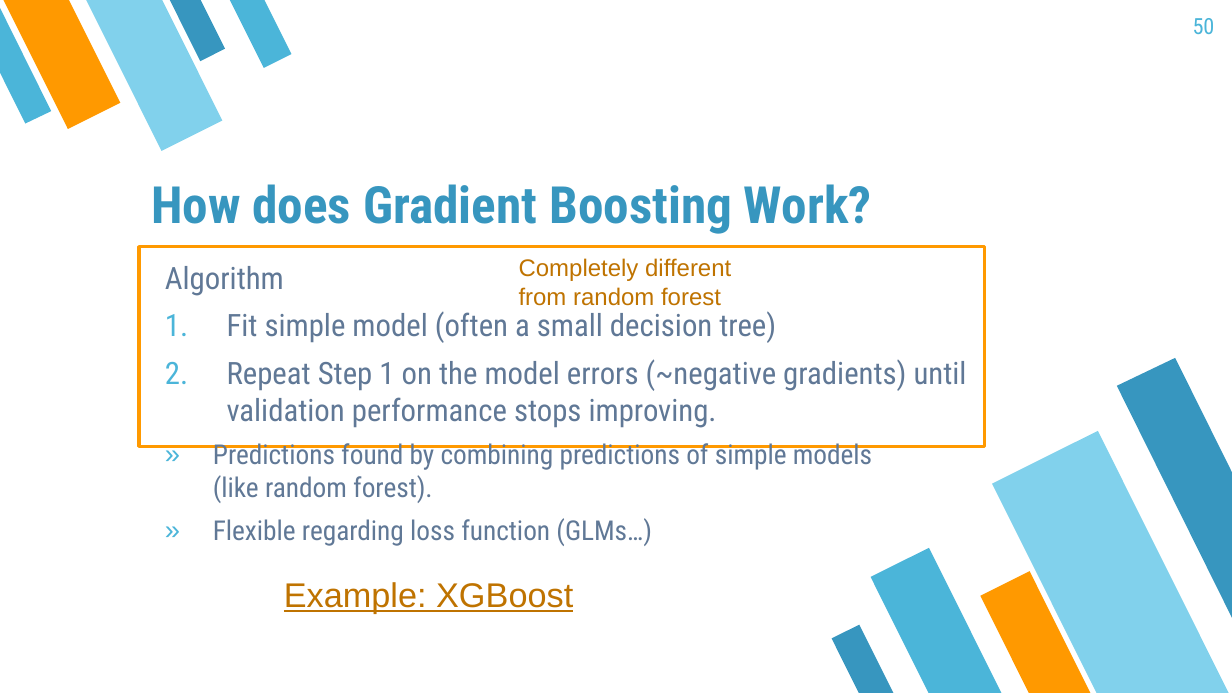
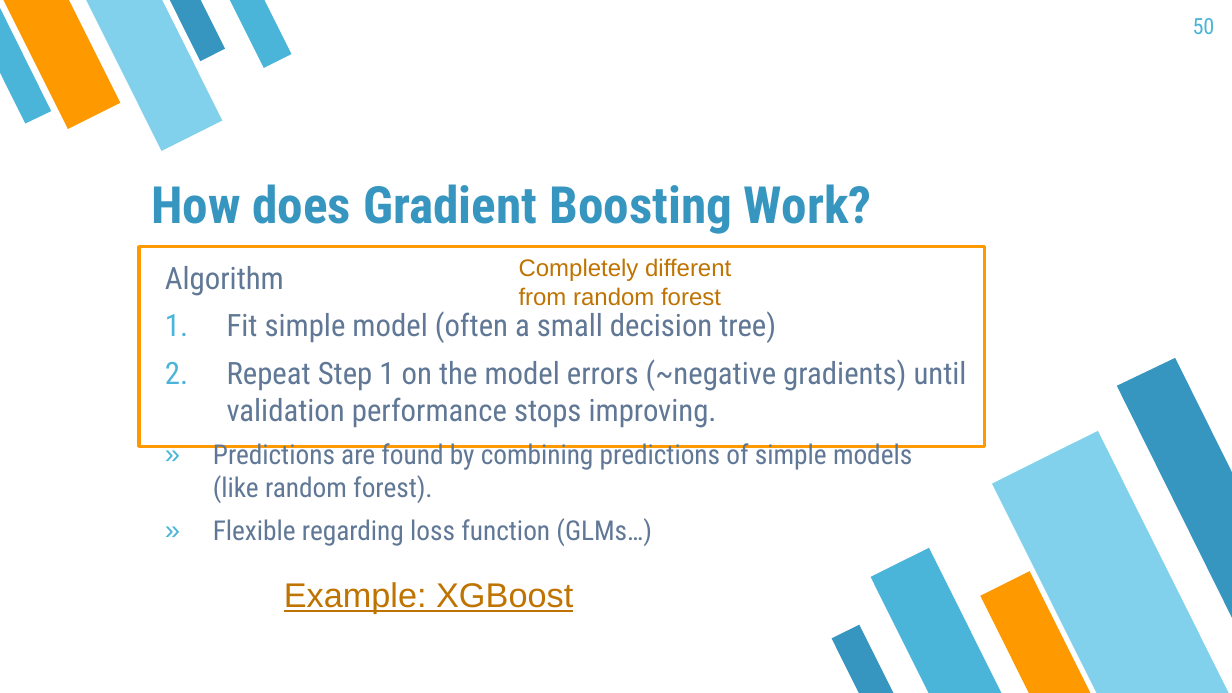
Before and after one commit to mayer79/ml_lecture, a slide deck: slide 50 of slides/ML_Lecture.pptx. Drawn at 1232x693 pixels with LibreOffice and Linux fonts; fonts in the diff are those of the drawing. Boxes give left, top, right and bottom in pixels: in the first picture for what was removed or moved away, otherwise in the second. Text is boxed around its words. In the diff, an @@ line names an element or a change of style, - is before the commit and + after.

```diff
--- a/slides/ML_Lecture.pptx
+++ b/slides/ML_Lecture.pptx
@@ text at box(213, 443, 912, 503): text changed @@
-» Predictions found by combining predictions of simple models
-  (like random forest).
+» Predictions are found by combining predictions of simple models
+  (like random forest).
```
Also in this commit, not shown: 18 other slides changed.
